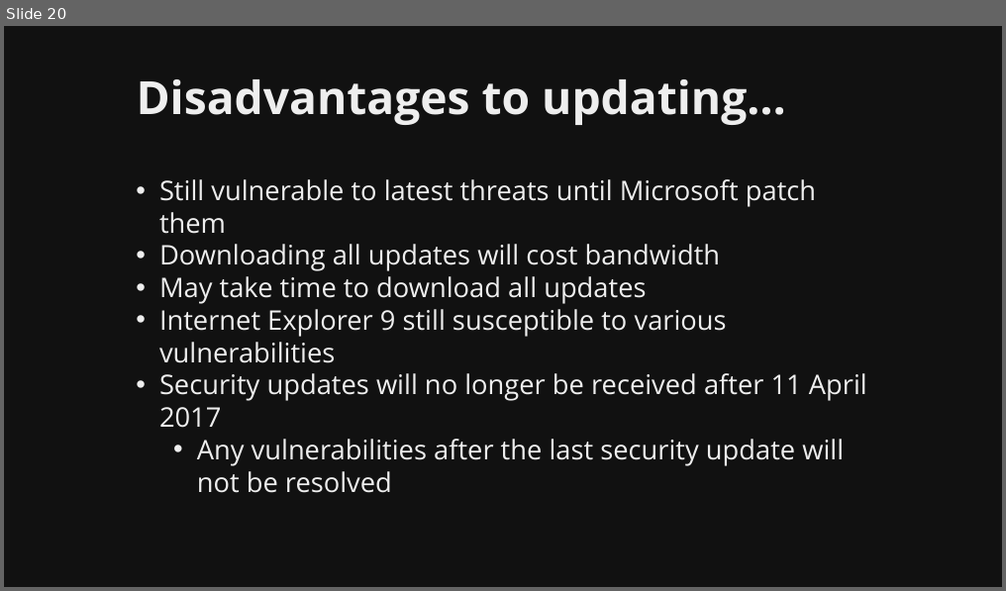
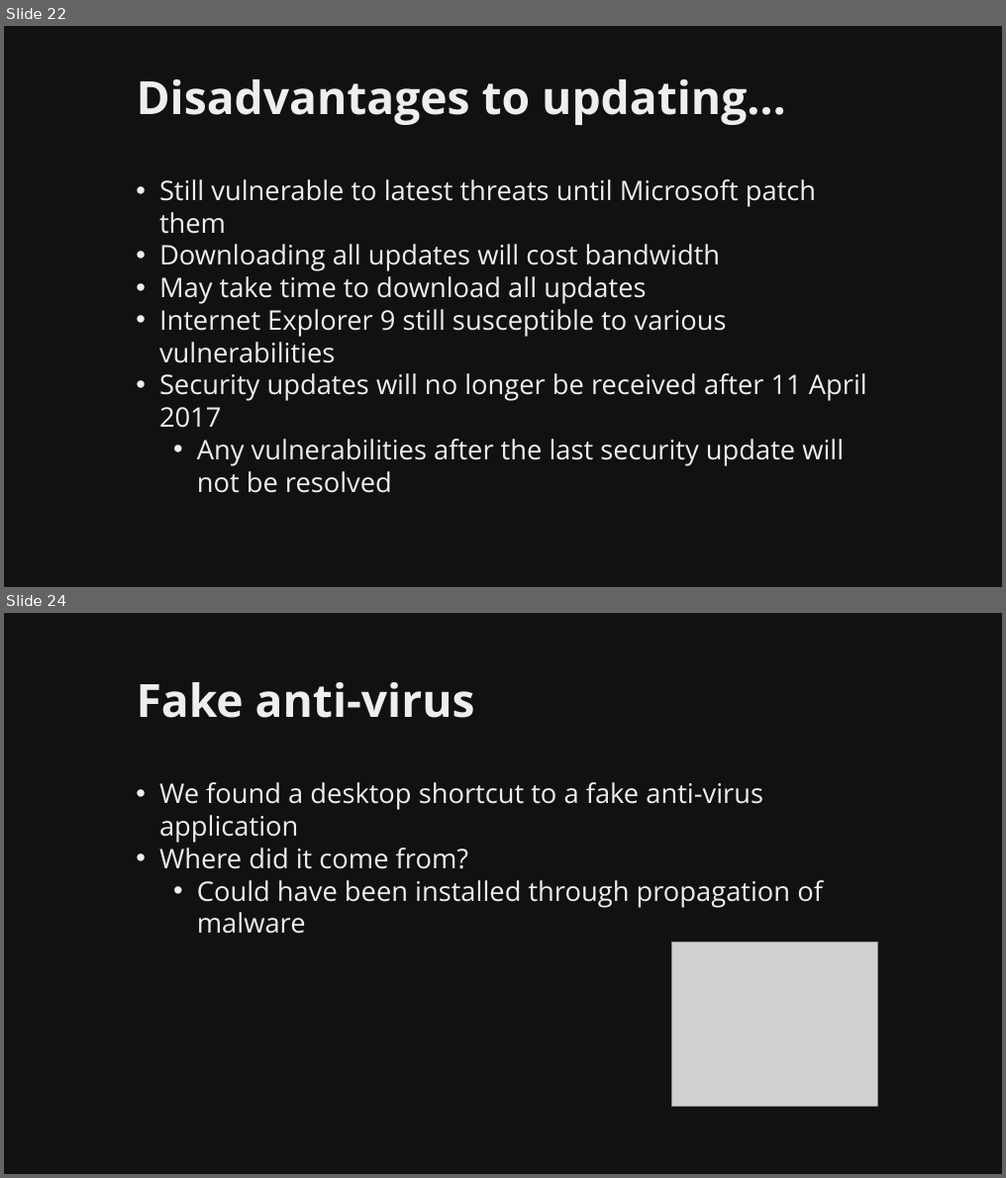
Before and after one commit to martymcflywa/ecu, a slide deck: year_1/sem_2/CSI1101_computer_security/0b_assignment_2_[22MAY15_0900]/dev/CSI1101_PONCE_A2_v01.pptx. Shown one above the other, each under a label of ours: slide 20 before the commit, slides 22 and 24 after it; the slides between them are not shown. The pictures are 1006x591 and 1006x1178 pixels, drawn with LibreOffice and Linux fonts; fonts in the diff are those of the drawing; grey boxes stand for pictures. Boxes give left, top, right and bottom in pixels: in the first picture for what was removed or moved away, otherwise in the second. Text is boxed around its words. In the diff, an @@ line names an element or a change of style, - is before the commit and + after.

Commit message:
CSI1101 A2: finished user applications, todo user practices

```diff
--- a/year_1/sem_2/CSI1101_computer_security/0b_assignment_2_[22MAY15_0900]/dev/CSI1101_PONCE_A2_v01.pptx
+++ b/year_1/sem_2/CSI1101_computer_security/0b_assignment_2_[22MAY15_0900]/dev/CSI1101_PONCE_A2_v01.pptx
@@ slide 24 added at (4, 613, 1002, 1174), background #111111 @@
@@ title added at (137, 682, 475, 718), 44 pt, text #EEEEEE, bold @@
+Fake anti-virus
@@ text added at (159, 782, 823, 934), 26 pt, text #EEEEEE @@
+• We found a desktop shortcut to a fake anti-virus application
+• Where did it come from?
+  • Could have been installed through propagation of malware
@@ picture added at (672, 942, 877, 1106) @@
@@ what was slide 20 is now slide 22 @@
```
Also in this commit, not shown: 6 slides changed, 15 other slides added, 3 other files.
